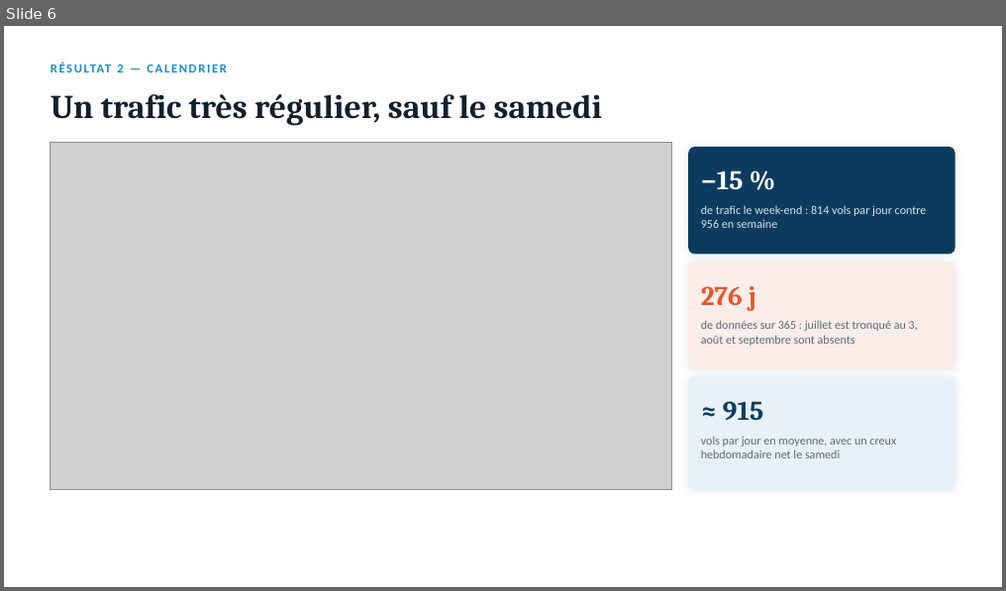
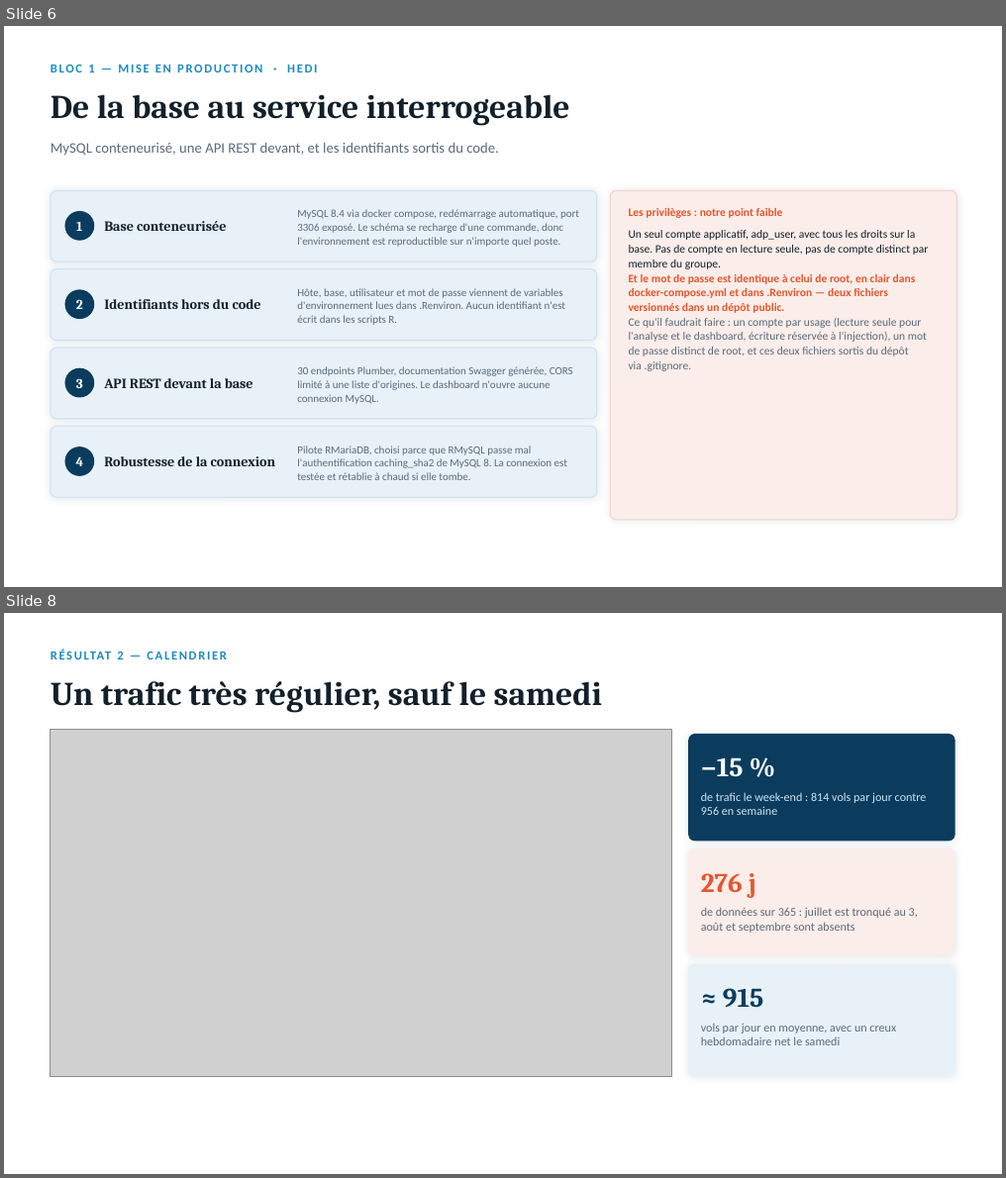
Before and after one commit to Salmabentisse/trafic-aerien-adp, a slide deck: presentation/Trafic_Aerien_ADP_presentation.pptx. Shown one above the other, each under a label of ours: slide 6 before the commit, slides 6 and 8 after it; the slides between them are not shown. The pictures are 1006x591 and 1006x1178 pixels, drawn with LibreOffice and Linux fonts; fonts in the diff are those of the drawing; grey boxes stand for pictures. Boxes give left, top, right and bottom in pixels: in the first picture for what was removed or moved away, otherwise in the second. Text is boxed around its words. In the diff, an @@ line names an element or a change of style, - is before the commit and + after.

Commit message:
feat(presentation): reorganiser le support par bloc et couvrir les cinq roles
Le support ne donnait de matiere qu'a deux personnes sur cinq. L'enonce impose
trois blocs de 10 minutes : Salma, Meissa et Hedi se partageaient le premier
avec deux slides, et les trois questions d'orientation du prof sur ce bloc
n'etaient traitees nulle part.

Trois slides ajoutees, construites uniquement sur ce que contient le depot :

- Anomalies et nettoyage (Salma) : typage explicite, valeurs hors bornes
  ramenees a NULL, dedoublonnage de la cle naturelle meteo, lignes sans cle
  obligatoire ecartees, et la completion des cles etrangeres — 4 aeroports
  nommes plus 716 avions techniques qu'il faut annoncer comme tels.
- Le schema (Meissa) : 5 tables, 5 cles etrangeres, 10 contraintes CHECK,
  7 index, et la question des fuseaux horaires assumee — l'information est
  stockee mais aucune conversion n'est appliquee.
- Mise en production (Hedi) : conteneurisation, identifiants en variables
  d'environnement, API devant la base, pilote RMariaDB. Et les privileges
  presentes comme le point faible : un seul compte tout-puissant, mot de passe
  identique a root, en clair dans deux fichiers versionnes d'un depot public.

Les 16 slides existantes sont reordonnees pour suivre les trois blocs, au lieu
d'alterner analyse et reporting. Le README porte le plan de passage nomme,
slide par slide.

19 slides au total.

```diff
--- a/presentation/Trafic_Aerien_ADP_presentation.pptx
+++ b/presentation/Trafic_Aerien_ADP_presentation.pptx
@@ slide 6 added at bbox=[4, 26, 1002, 587], background #FFFFFF @@
@@ text added at bbox=[51, 64, 317, 73], 12 pt, text #1D8AC1, bold @@
+BLOC 1 — MISE EN PRODUCTION · HEDI
@@ text added at bbox=[51, 94, 570, 126], 32 pt, text #12202B, bold @@
+De la base au service interrogeable
@@ text added at bbox=[51, 143, 499, 156], 14 pt, text #5A6B7B @@
+MySQL conteneurisé, une API REST devant, et les identifiants sortis du code.
@@ rounded rectangle added at bbox=[51, 190, 597, 262], fill #E8F1F8, outline #CFE3F1 1 pt @@
@@ rounded rectangle added at bbox=[611, 190, 957, 520], fill #FBEDE9, outline #F3D3C9 1 pt @@
@@ ellipse added at bbox=[65, 212, 94, 240], fill #0B3C5D, outline #0B3C5D 1 pt @@
@@ text added at bbox=[76, 222, 82, 231], 13 pt, text #FFFFFF, bold @@
+1
@@ text added at bbox=[104, 221, 226, 231], 13.5 pt, text #12202B, bold @@
+Base conteneurisée
@@ text added at bbox=[297, 209, 579, 247], 10.5 pt, text #5A6B7B @@
+MySQL 8.4 via docker compose, redémarrage automatique, port 3306 exposé. Le schéma se recharge d'une commande, donc l'environnement est reproductible sur n'importe quel poste.
@@ text added at bbox=[629, 208, 783, 218], 11 pt, text #E4572E, bold @@
+Les privilèges : notre point faible
@@ text added at bbox=[629, 230, 929, 372], 11 pt, text #5A6B7B @@
+Un seul compte applicatif, adp_user, avec tous les droits sur la base. Pas de compte en lecture seule, pas de compte distinct par membre du groupe.
+Et le mot de passe est identique à celui de root, en clair dans docker-compose.yml et dans .Renviron — deux fichiers versionnés dans un dépôt public.
+Ce qu'il faudrait faire : un compte par usage (lecture seule pour l'analyse et le dashboard, écriture réservée à l'injection), un mot de passe distinct de root, et ces deux fichiers sortis du dépôt via .gitignore.
@@ rounded rectangle added at bbox=[51, 270, 597, 341], fill #E8F1F8, outline #CFE3F1 1 pt @@
@@ ellipse added at bbox=[65, 290, 94, 319], fill #0B3C5D, outline #0B3C5D 1 pt @@
@@ text added at bbox=[297, 288, 565, 325], 10.5 pt, text #5A6B7B @@
+Hôte, base, utilisateur et mot de passe viennent de variables d'environnement lues dans .Renviron. Aucun identifiant n'est écrit dans les scripts R.
@@ text added at bbox=[76, 299, 83, 309], 13 pt, text #FFFFFF, bold @@
+2
@@ text added at bbox=[104, 299, 261, 309], 13.5 pt, text #12202B, bold @@
+Identifiants hors du code
@@ rounded rectangle added at bbox=[51, 348, 597, 419], fill #E8F1F8, outline #CFE3F1 1 pt @@
@@ ellipse added at bbox=[65, 369, 94, 397], fill #0B3C5D, outline #0B3C5D 1 pt @@
@@ text added at bbox=[76, 378, 83, 388], 13 pt, text #FFFFFF, bold @@
+3
@@ text added at bbox=[104, 378, 253, 388], 13.5 pt, text #12202B, bold @@
+API REST devant la base
@@ text added at bbox=[297, 367, 573, 404], 10.5 pt, text #5A6B7B @@
+30 endpoints Plumber, documentation Swagger générée, CORS limité à une liste d'origines. Le dashboard n'ouvre aucune connexion MySQL.
@@ rounded rectangle added at bbox=[51, 427, 597, 497], fill #E8F1F8, outline #CFE3F1 1 pt @@
@@ ellipse added at bbox=[65, 448, 94, 475], fill #0B3C5D, outline #0B3C5D 1 pt @@
@@ text added at bbox=[76, 457, 84, 467], 13 pt, text #FFFFFF, bold @@
+4
@@ text added at bbox=[104, 457, 276, 467], 13.5 pt, text #12202B, bold @@
+Robustesse de la connexion
@@ text added at bbox=[297, 446, 567, 480], 10.5 pt, text #5A6B7B @@
+Pilote RMariaDB, choisi parce que RMySQL passe mal l'authentification caching_sha2 de MySQL 8. La connexion est testée et rétablie à chaud si elle tombe.
@@ what was slide 6 is now slide 8 @@
```
Also in this commit, not shown: 1 slide changed, 2 other slides added, 1 other file.
